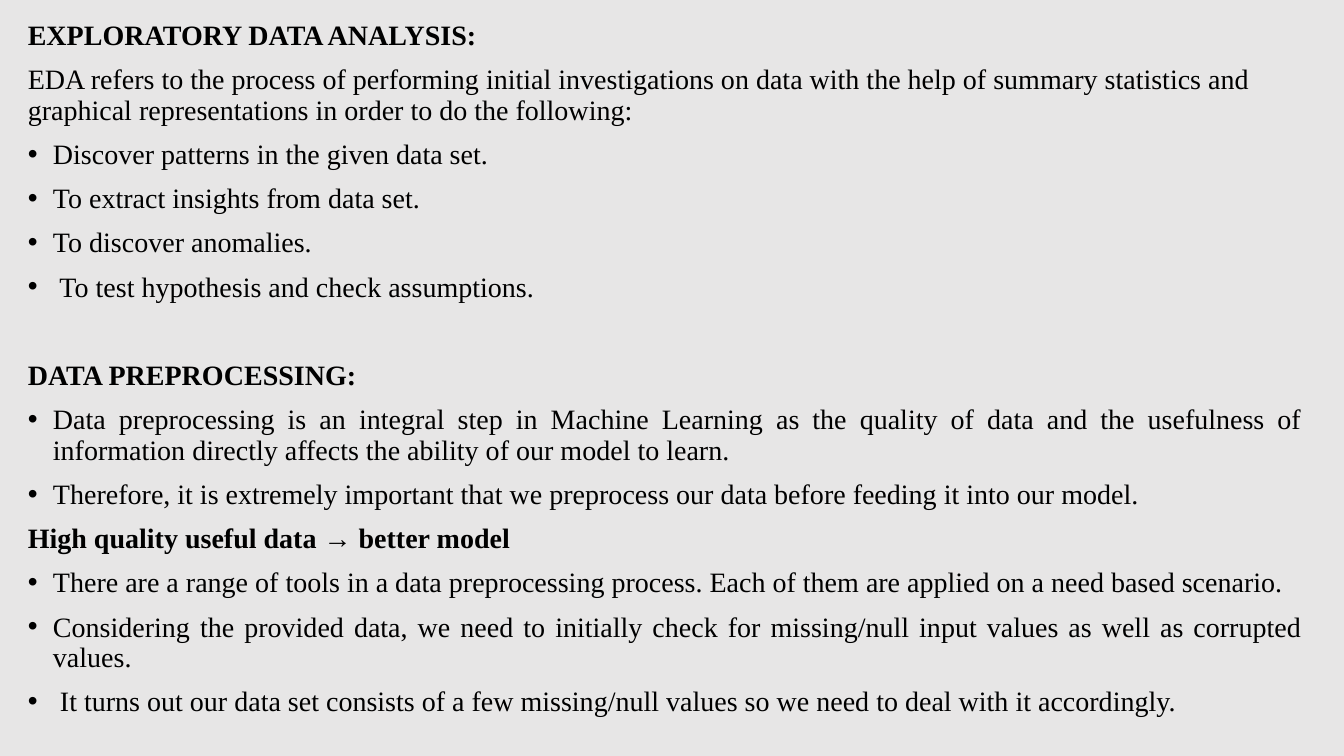
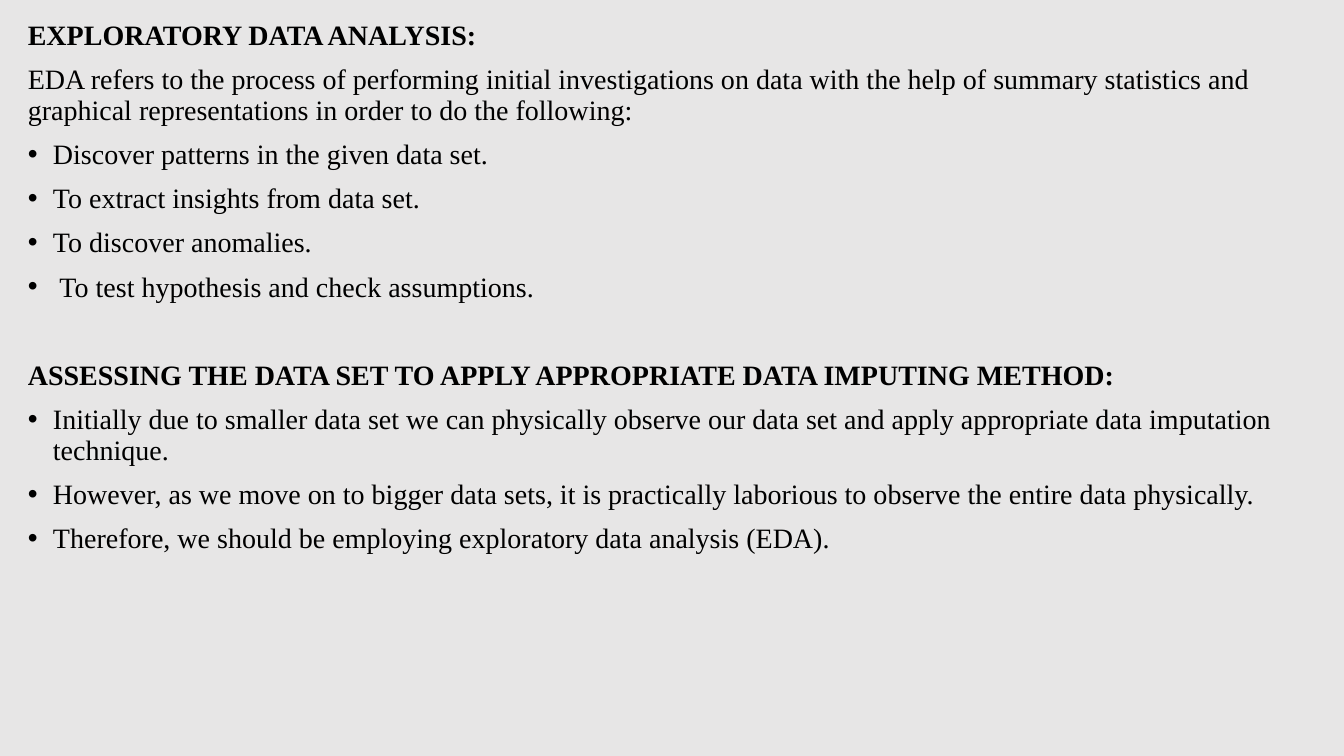
Before and after one commit to osamayusufhassan/In-progress-Fetal_pulse_oximetry_to_reduce_csection, a slide deck: slide 5 of Data Driven Approach (Updated for meeting).pptx. Drawn at 1344x756 pixels with LibreOffice and Linux fonts; fonts in the diff are those of the drawing. Boxes give left, top, right and bottom in pixels: in the first picture for what was removed or moved away, otherwise in the second. Text is boxed around its words. In the diff, an @@ line names an element or a change of style, - is before the commit and + after.

Commit message:
data driven approach for meeting

```diff
--- a/Data Driven Approach (Updated for meeting).pptx
+++ b/Data Driven Approach (Updated for meeting).pptx
@@ text at [28,366,1270,554]: text changed @@
-DATA PREPROCESSING:
-• Data preprocessing is an integral step in Machine Learning as the quality of data and the usefulness of information directly affects the ability of our model to learn.
-• Therefore, it is extremely important that we preprocess our data before feeding it into our model.
-High quality useful data → better model
-• There are a range of tools in a data preprocessing process. Each of them are applied on a need based scenario.
-• Considering the provided data, we need to initially check for missing/null input values as well as corrupted values.
-• It turns out our data set consists of a few missing/null values so we need to deal with it accordingly.
+ASSESSING THE DATA SET TO APPLY APPROPRIATE DATA IMPUTING METHOD:
+• Initially due to smaller data set we can physically observe our data set and apply appropriate data imputation technique.
+• However, as we move on to bigger data sets, it is practically laborious to observe the entire data physically.
+• Therefore, we should be employing exploratory data analysis (EDA).
```
Also in this commit, not shown: 1 other slide changed, 1 slide added, 1 slide removed.
